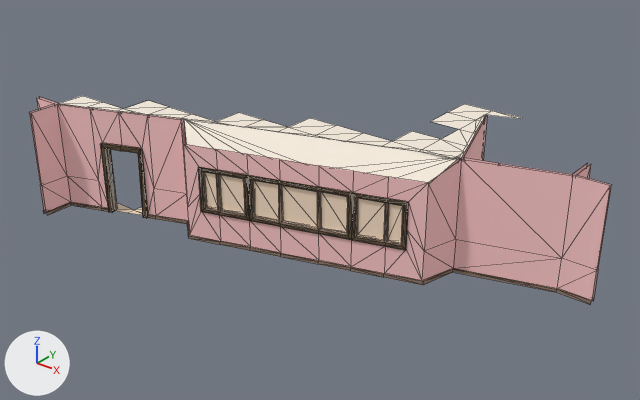
Renders of the FBX model Content/Game_Art/FBX/Archi/SM_Veranda.fbx from each side of a commit.
Before and after are seen from a 50 mm lens placed at (7.0, -20.51, 12.96), pointed at (-8.16, -1.56, 1.21). Arrows for +X, +Y and +Z are at lower left; the lights stay in place. Mesh edges are drawn as thin lines. Vertices at the same position are counted once.

Objects in the first picture: 'SM_Veranda'.
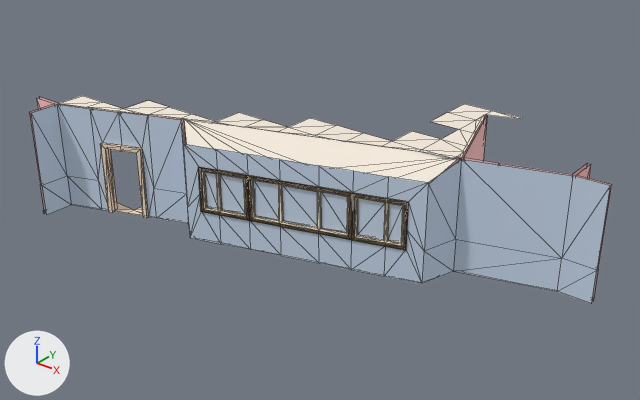
Where the change shows, as pixel boxes [x1, y1, x2, y2] in the pictures (640 x 400 px):
```json
{"part": 1, "of": "me_mesh", "change": "cut back", "before": [42, 107, 597, 304], "after": [42, 107, 597, 304]}
{"part": 2, "of": "me_mesh", "change": "recoloured", "before": [204, 172, 401, 244], "after": [204, 172, 401, 244]}
{"part": 3, "of": "me_mesh", "change": "recoloured", "before": [31, 104, 610, 270], "after": [31, 104, 610, 270]}
{"part": 4, "of": "me_mesh", "change": "recoloured", "before": [202, 171, 404, 246], "after": [202, 171, 404, 246]}
{"part": 5, "of": "me_mesh", "change": "recoloured", "before": [100, 143, 147, 218], "after": [100, 143, 147, 218]}
{"part": 6, "of": "me_mesh", "change": "recoloured", "before": [205, 173, 403, 243], "after": [205, 173, 403, 243], "on screen": "beige to white"}
```

Edits to the scene script, one JSON object a line:
```json
{"op": "add", "block": "mat_pierre_2", "code": ["mat_pierre_2 = principled_material('Pierre_2')", "mat_pierre_2.base_color = (0.925, 0.78, 0.588)  # beige #f6e5ca", "mat_pierre_2.roughness = 0.859"]}
{"op": "add", "block": "mat_pierre_1_001", "code": ["mat_pierre_1_001 = principled_material('Pierre_1.001')", "mat_pierre_1_001.base_color = (0.588, 0.698, 0.847)  # white #cadaed", "mat_pierre_1_001.roughness = 0.9"]}
{"op": "add", "block": "mat_pierre_1", "code": ["mat_pierre_1 = principled_material('Pierre_1')", "mat_pierre_1.base_color = (0.588, 0.698, 0.847)  # white #cadaed", "mat_pierre_1.roughness = 0.859"]}
{"block": "me_mesh", "where": "# used by ob_sm_veranda; location = (0.0, 0.0, 0.0)"}
{"op": "remove", "block": "me_mesh", "code": "me_mesh.from_pydata(...)  # 620 vertices, 996 faces; spans x -17.0..0.0, y -6.0..3.0, z 0.0..3.5"}
{"op": "add", "block": "me_mesh", "code": "me_mesh.from_pydata(...)  # 578 vertices, 920 faces; spans x -17.0..0.0, y -6.0..3.0, z 0.0..3.5"}
{"block": "me_mesh", "change": "me_mesh part 1"}
{"block": "me_mesh", "change": "54 vertices are removed from x -16.0..0.0, y -6.0..2.6, z 0.0..3.5"}
{"block": "me_mesh", "change": "142 faces are deleted"}
{"block": "me_mesh", "change": "12 vertices are added at x -16.0..0.0, y -6.0..2.5, z 0.0..1.1"}
{"block": "me_mesh", "change": "36 new faces join them, mat_pierre_1_001 (white #cadaed)"}
{"block": "me_mesh", "change": "11 new faces join them, mat_mur (its picture is missing)"}
{"block": "me_mesh", "change": "4 new faces join them, mat_bois_1 (its picture is missing)"}
{"block": "me_mesh", "change": "4 new faces join them, mat_sol_001 (beige #fce3c9)"}
{"block": "me_mesh", "change": "4 new faces join them, mat_sol (its picture is missing)"}
{"block": "me_mesh", "change": "7 new faces join them, mat_plafond (white #f7edde)"}
{"block": "me_mesh", "change": "me_mesh part 2: 56 faces spanning x -10.6..-4.8, y -4.0..-2.2, z 1.1..2.3 switch from mat_sol (its picture is missing) to mat_pierre_2 (beige #f6e5ca)"}
{"block": "me_mesh", "change": "me_mesh part 3: 38 faces spanning x -16.0..0.0, y -6.0..-0.1, z 1.0..3.5 switch from mat_mur (its picture is missing) to mat_pierre_1_001 (white #cadaed)"}
{"block": "me_mesh", "change": "me_mesh part 4: 180 faces spanning x -10.7..-4.7, y -4.1..-2.1, z 1.1..2.4 switch from mat_bois_1 (its picture is missing) to mat_pierre_2 (beige #f6e5ca)"}
{"block": "me_mesh", "change": "me_mesh part 5: 44 faces spanning x -14.6..-13.2, y -4.6..-3.9, z 0.0..2.4 switch from mat_bois_2 (brown #5d4b35) to mat_sol_001 (beige #fce3c9)"}
{"block": "me_mesh", "change": "me_mesh part 6: 14 faces spanning x -10.6..-4.8, y -4.0..-2.2, z 1.1..2.3 switch from mat_sol_001 (beige #fce3c9) to mat_pierre_1 (white #cadaed)"}
{"op": "remove", "block": "me_mesh", "code": "me_mesh.materials.append(mat_bois_2_001)  # brown #5d4b35"}
```
